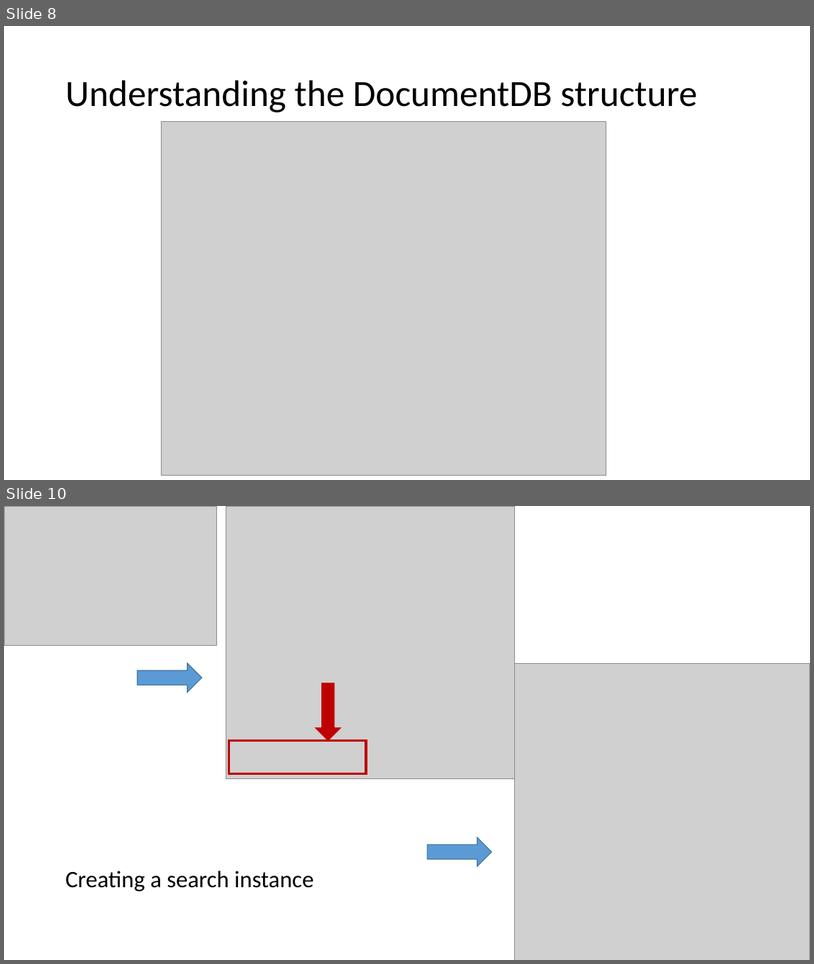
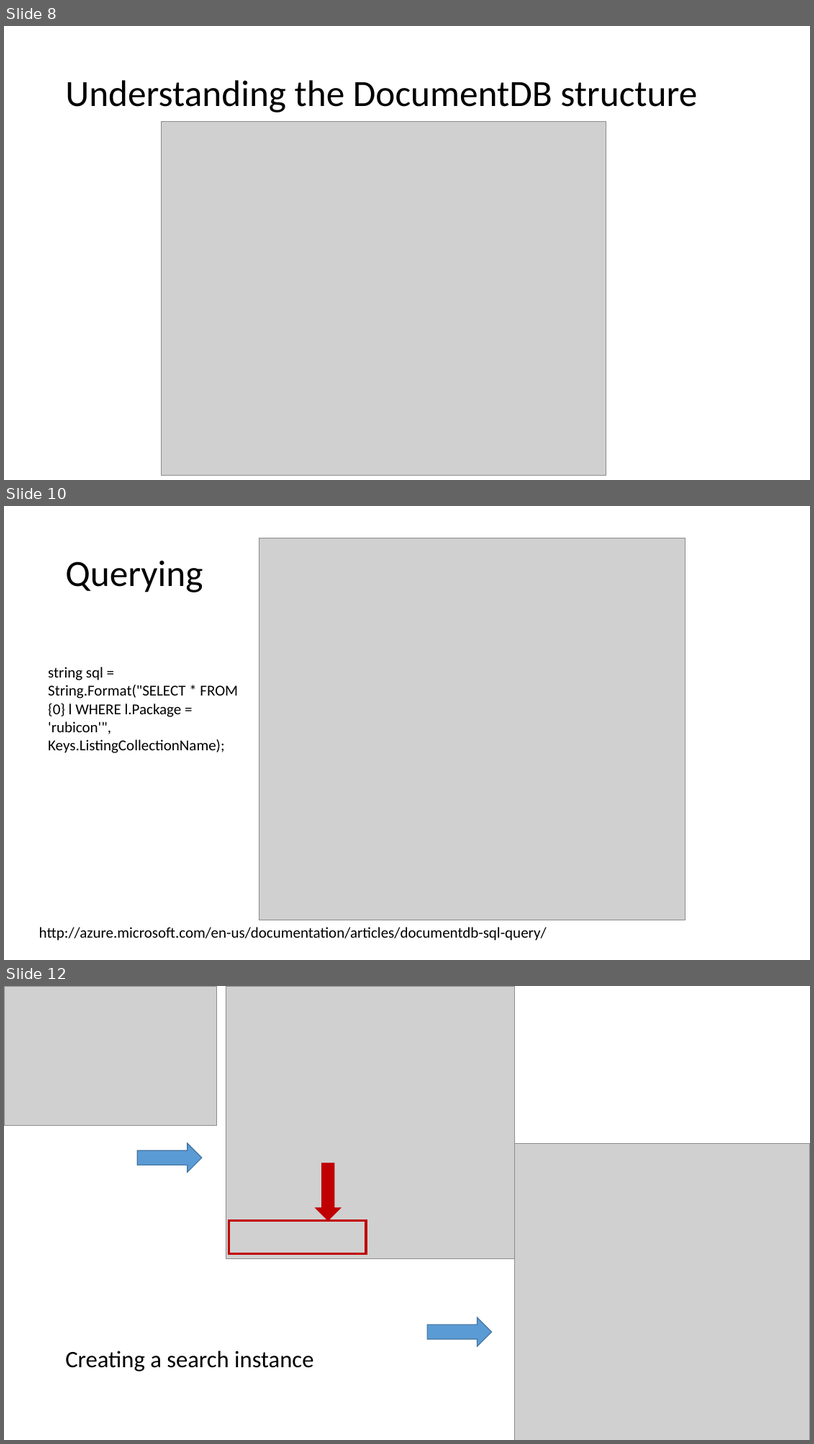
Before and after one commit to asiemer/AzureAustin-20140917, a slide deck: docs/20140917-AzureSearch-DocumentDB.pptx. Shown one above the other, each under a label of ours: slides 8 and 10 before the commit, slides 8, 10 and 12 after it; the slides between them are not shown. The pictures are 814x964 and 814x1444 pixels, drawn with LibreOffice and Linux fonts; fonts in the diff are those of the drawing; grey boxes stand for pictures. Boxes give left, top, right and bottom in pixels: in the first picture for what was removed or moved away, otherwise in the second. Text is boxed around its words. In the diff, an @@ line names an element or a change of style, - is before the commit and + after.

Commit message:
documentdb demo working with query and filter query

```diff
--- a/docs/20140917-AzureSearch-DocumentDB.pptx
+++ b/docs/20140917-AzureSearch-DocumentDB.pptx
@@ slide 10 added at (4, 506, 810, 960), background #FFFFFF @@
@@ picture added at (260, 538, 686, 920) @@
@@ title added at (65, 560, 203, 592), 44 pt, text #000000 @@
+Querying
@@ text added at (48, 667, 238, 753), 18 pt, text #000000 @@
+string sql = String.Format("SELECT * FROM {0} l WHERE l.Package = 'rubicon'", Keys.ListingCollectionName);
@@ text added at (39, 926, 547, 940), 18 pt, text #000000 @@
+http://azure.microsoft.com/en-us/documentation/articles/documentdb-sql-query/
@@ what was slide 10 is now slide 12 @@
```
Also in this commit, not shown: 1 slide changed, 1 other slide added, 6 other files.
